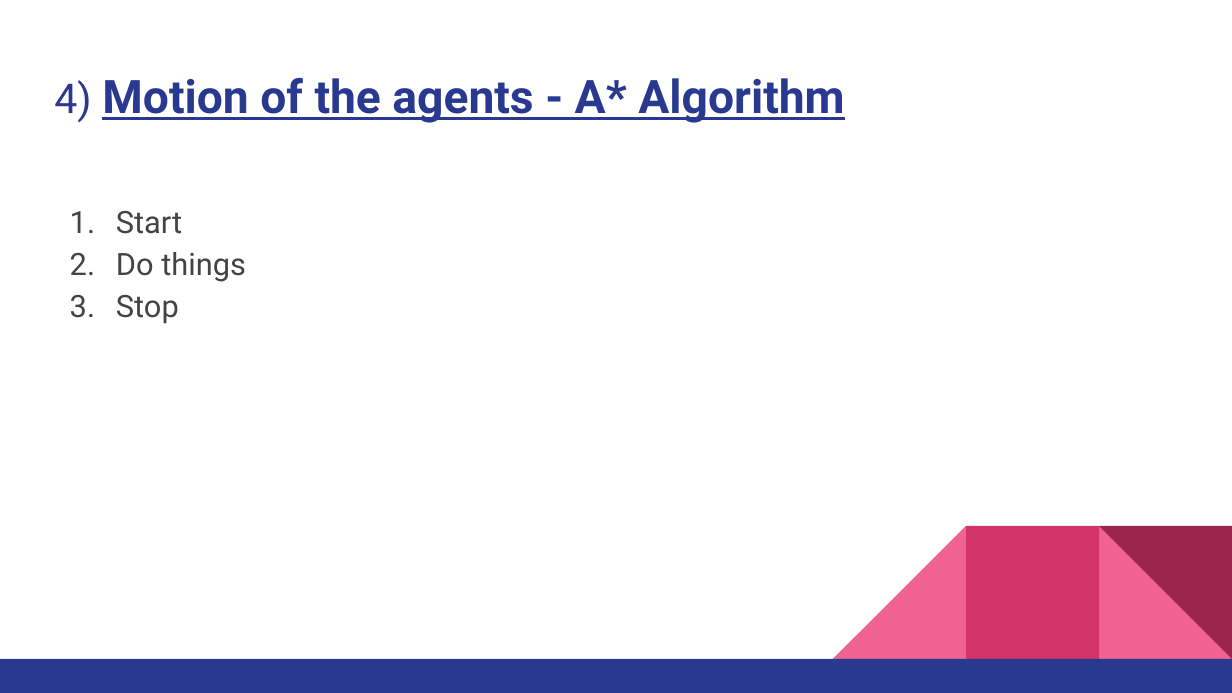
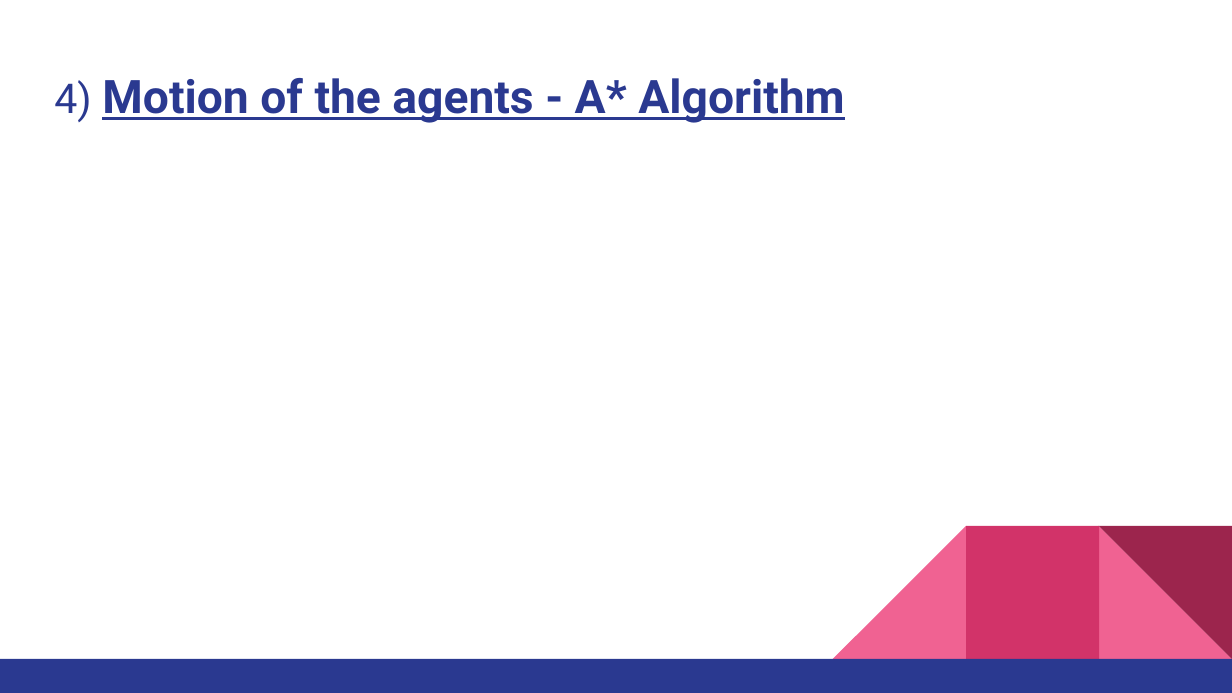
Before and after one commit to Arjun-G-Ravi/ai-village, a slide deck: slide 30 of Documentation/AI VILLAGE(3) (1).pptx (slide 25 before the commit). Drawn at 1232x693 pixels with LibreOffice and Linux fonts; fonts in the diff are those of the drawing; grey boxes stand for pictures. Boxes give left, top, right and bottom in pixels: in the first picture for what was removed or moved away, otherwise in the second. Text is boxed around its words. In the diff, an @@ line names an element or a change of style, - is before the commit and + after.

```diff
--- a/Documentation/AI VILLAGE(3) (1).pptx
+++ b/Documentation/AI VILLAGE(3) (1).pptx
@@ text removed at (116,211,246,324) @@
-1. Start
-2. Do things
-3. Stop
```
Also in this commit, not shown: 4 other slides changed, 7 slides added.
